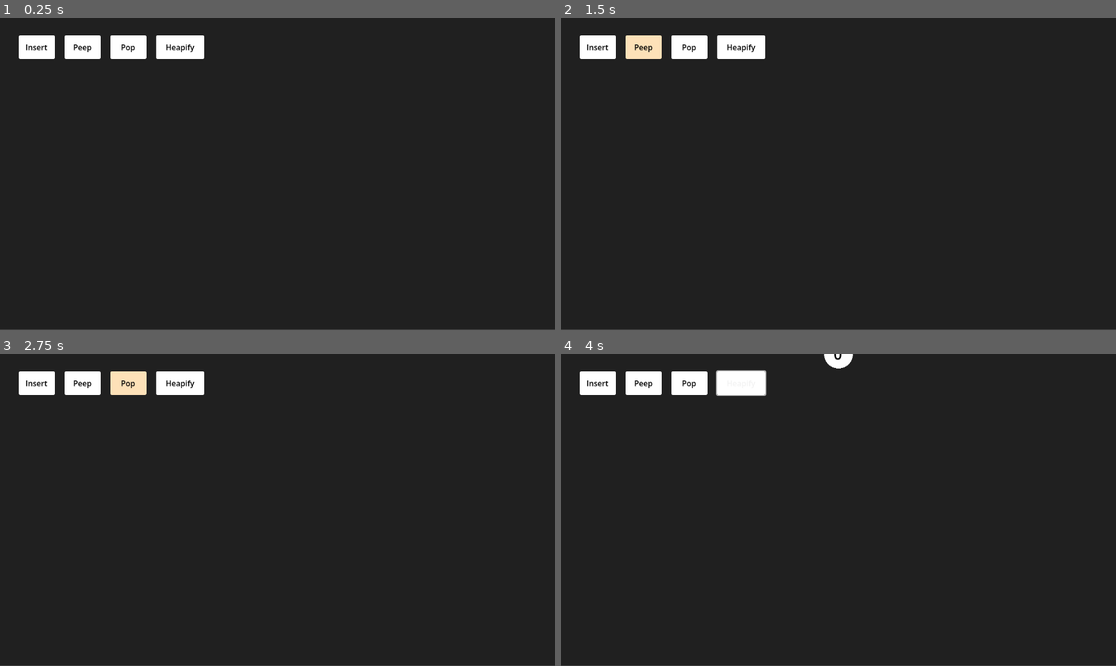
Above: before the commit, frames 1-4 (two rows, left to right).
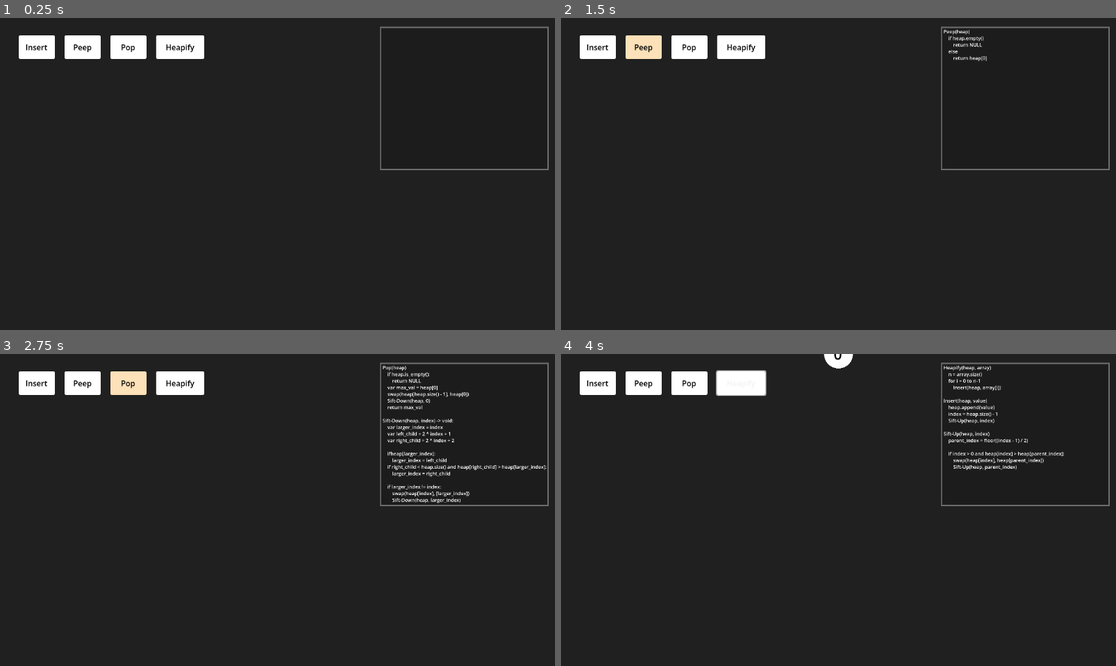
Above: after the commit, the same moments.

Repository: Anemois/DSA_Heap
Game: Godot game, scene res://main.tscn
Same seed, same stepped clock (60 frames per second), same inputs: the game is played once before the commit and once after it. The engine's default icon, where the game draws it, is replaced by a stand-in: a white triangle on a blue panel in a dark square.
Inputs (mouse positions are in pixels of both pictures, inside the frame that each line leads up to):
- Up to frame 1 (0.25 s): no input
- Up to frame 2 (1.5 s): click "Insert" at 0.5 s; click "Peep" at 1.25 s
- Up to frame 3 (2.75 s): click "Pop" at 2 s
- Up to frame 4 (4 s): click "Heapify" at 2.75 s; tap Enter at 3.5 s; move the mouse to (960, 494) at 3.52 s; hold Up (ui_up) from 3.53 s (still down); click (960, 494) at 3.67 s

The runs differ from the first frame. In frame 1, 0.8% of the frame differs, in the area x 0-100%, y 2-100%; in frame 2, 1.0%; in frame 3, 2.2%; in frame 4, 1.7%.

Commit message:
Added SignalBus for emitting and recieving signals.  Added psuedo code display when clicking buttons.

Diff:
--- a/main.tscn
+++ b/main.tscn
@@ -8,6 +8,15 @@
 [ext_resource type="Script" uid="uid://dji7q08o8csft" path="res://scripts/insert_button.gd" id="4_272bh"]
 [ext_resource type="Script" uid="uid://387pvv06u11" path="res://scripts/peep_button.gd" id="5_5vw27"]
 [ext_resource type="Script" uid="uid://b7rfig078cqei" path="res://scripts/pop_button.gd" id="6_kek77"]
+[ext_resource type="Script" uid="uid://dcnu3gw3bqo36" path="res://scripts/psuedocode_text.gd" id="9_kek77"]
+
+[sub_resource type="StyleBoxFlat" id="StyleBoxFlat_cegan"]
+bg_color = Color(0.11119685, 0.11119685, 0.11119678, 1)
+border_width_left = 12
+border_width_top = 12
+border_width_right = 12
+border_width_bottom = 12
+border_color = Color(0.42749298, 0.4274931, 0.42749283, 1)
 
 [sub_resource type="StyleBoxFlat" id="StyleBoxFlat_272bh"]
 content_margin_left = 4.0
@@ -158,8 +167,8 @@
 layer = -30
 
 [node name="Background" type="ColorRect" parent="CanvasLayer2" unique_id=1705113154]
-offset_right = 1154.0
-offset_bottom = 647.0
+offset_right = 1152.0
+offset_bottom = 648.0
 color = Color(0.12591085, 0.12591085, 0.12591082, 1)
 
 [node name="Tree" type="Node2D" parent="CanvasLayer2" unique_id=1948374546]
@@ -170,33 +179,145 @@
 
 [node name="Array" type="Node2D" parent="." unique_id=554977431]
 
+[node name="DummySprite" type="Sprite2D" parent="." unique_id=112544339]
+visible = false
+position = Vector2(868, 379)
+texture = ExtResource("2_0xm2m")
+
 [node name="Camera2D" type="Camera2D" parent="." unique_id=1543878726]
 position = Vector2(576, 324)
+zoom = Vector2(0.25, 0.25)
 script = ExtResource("1_ig7tw")
 
-[node name="DummySprite" type="Sprite2D" parent="." unique_id=112544339]
-visible = false
-position = Vector2(868, 379)
-texture = ExtResource("2_0xm2m")
+[node name="Psuedo Codes" type="Control" parent="." unique_id=1788360387]
+layout_mode = 3
+anchors_preset = 0
+offset_left = 1449.0
+offset_top = -887.0
+offset_right = 1489.0
+offset_bottom = -847.0
+
+[node name="BG" type="RichTextLabel" parent="Psuedo Codes" unique_id=667003140]
+z_index = -1
+layout_mode = 0
+offset_left = -23.0
+offset_top = -14.0
+offset_right = 1380.0
+offset_bottom = 1178.0
+theme_override_styles/normal = SubResource("StyleBoxFlat_cegan")
+scroll_active = false
+
+[node name="Heapify" type="RichTextLabel" parent="Psuedo Codes" unique_id=1319699349]
+visible = false
+layout_mode = 0
+offset_right = 1500.0
+offset_bottom = 1500.0
+theme_override_font_sizes/normal_font_size = 40
+theme_override_font_sizes/italics_font_size = 40
+bbcode_enabled = true
+text = "Heapify(heap, array)
+	n = array.size()
+	for i = 0 to n-1
+		Insert(heap, array[lb]i[rb])
+
+Insert(heap, value)
+	heap.append(value)
+	index = heap.size() - 1
+	Sift-Up(heap, index)
+
+Sift-Up(heap, index)
+	parent_index = floor((index - 1) / 2)
+
+	if index > 0 and heap[index] > heap[parent_index]:
+		swap(heap[index], heap[parent_index])
+		Sift-Up(heap, parent_index)"
+scroll_active = false
+autowrap_mode = 0
+autowrap_trim_flags = 0
+script = ExtResource("9_kek77")
+
+[node name="Pop" type="RichTextLabel" parent="Psuedo Codes" unique_id=1129830605]
+visible = false
+layout_mode = 0
+offset_right = 1500.0
+offset_bottom = 1500.0
+theme_override_font_sizes/normal_font_size = 40
+bbcode_enabled = true
+text = "Pop(heap)
+	if heap.is_empty():
+		return NULL
+	var max_val = heap[0]
+	swap(heap[heap.size() - 1], heap[0])
+	Sift-Down(heap, 0)
+	return max_val
+
+Sift-Down(heap, index) -> void:
+	var larger_index = index
+	var left_child = 2 * index + 1
+	var right_child = 2 * index + 2
+
+	ifheap[larger_index]:
+		larger_index = left_child
+	if right_child < heap.size() and heap[right_child] > heap[larger_index]:
+		larger_index = right_child
+
+	if larger_index != index:
+		swap(heap[index], [larger_index])
+		Sift-Down(heap, larger_index)"
+autowrap_mode = 0
+script = ExtResource("9_kek77")
+
+[node name="Peep" type="RichTextLabel" parent="Psuedo Codes" unique_id=802317133]
+visible = false
+layout_mode = 0
+offset_right = 1500.0
+offset_bottom = 1500.0
+bbcode_enabled = true
+text = "Peep(heap)
+	if heap.empty()
+		return NULL
+	else
+		return heap[0]"
+autowrap_mode = 0
+script = ExtResource("9_kek77")
+
+[node name="Insert" type="RichTextLabel" parent="Psuedo Codes" unique_id=1746856693]
+visible = false
+layout_mode = 0
+offset_right = 1500.0
+offset_bottom = 1500.0
+bbcode_enabled = true
+text = "Insert(heap, value)
+	heap.append(value)
+	index = heap.size() - 1
+	Sift-Up(heap, index)
+
+Sift-Up(heap, index)
+	parent_index = floor((index - 1) / 2)
+
+	if index > 0 and heap[index] > heap[parent_index]:
+		swap(heap[index], heap[parent_index])
+		Sift-Up(heap, parent_index)"
+autowrap_mode = 0
+script = ExtResource("9_kek77")
 
 [node name="CanvasLayer" type="CanvasLayer" parent="." unique_id=538962311]
 
 [node name="UI" type="Control" parent="CanvasLayer" unique_id=1453912312]
 layout_mode = 3
 anchors_preset = 0
-offset_left = 32.0
-offset_top = 30.0
-offset_right = 438.0
-offset_bottom = 92.0
-
-[node name="VBoxContainer" type="HBoxContainer" parent="CanvasLayer" unique_id=948686474]
+offset_right = 1152.0
+offset_bottom = 648.0
+
+[node name="VBoxContainer" type="HBoxContainer" parent="CanvasLayer/UI" unique_id=948686474]
+layout_mode = 0
 offset_left = 39.0
 offset_top = 36.0
 offset_right = 438.0
 offset_bottom = 85.0
 theme_override_constants/separation = 20
 
-[node name="Insert Button" type="Button" parent="CanvasLayer/VBoxContainer" unique_id=1609542389]
+[node name="Insert Button" type="Button" parent="CanvasLayer/UI/VBoxContainer" unique_id=1609542389]
 custom_minimum_size = Vector2(75, 0)
 layout_mode = 2
 theme_override_colors/font_color = Color(0, 0, 0, 1)
@@ -207,7 +328,7 @@
 text = "Insert"
 script = ExtResource("4_272bh")
 
-[node name="Peep Button" type="Button" parent="CanvasLayer/VBoxContainer" unique_id=450267702]
+[node name="Peep Button" type="Button" parent="CanvasLayer/UI/VBoxContainer" unique_id=450267702]
 custom_minimum_size = Vector2(75, 0)
 layout_mode = 2
 theme_override_colors/font_color = Color(0, 0, 0, 1)
@@ -218,7 +339,7 @@
 text = "Peep"
 script = ExtResource("5_5vw27")
 
-[node name="Pop Button" type="Button" parent="CanvasLayer/VBoxContainer" unique_id=1646756203]
+[node name="Pop Button" type="Button" parent="CanvasLayer/UI/VBoxContainer" unique_id=1646756203]
 custom_minimum_size = Vector2(75, 0)
 layout_mode = 2
 theme_override_colors/font_color = Color(0, 0, 0, 1)
@@ -229,7 +350,7 @@
 text = "Pop"
 script = ExtResource("6_kek77")
 
-[node name="Heapify Button" type="Button" parent="CanvasLayer/VBoxContainer" unique_id=1361790538]
+[node name="Heapify Button" type="Button" parent="CanvasLayer/UI/VBoxContainer" unique_id=1361790538]
 custom_minimum_size = Vector2(100, 0)
 layout_mode = 2
 theme_override_colors/font_color = Color(0, 0, 0, 1)
@@ -239,3 +360,8 @@
 theme_override_styles/hover = SubResource("StyleBoxFlat_vivmo")
 text = "Heapify"
 script = ExtResource("3_7mycd")
+
+[connection signal="pressed" from="CanvasLayer/UI/VBoxContainer/Insert Button" to="CanvasLayer/UI/VBoxContainer/Insert Button" method="_on_pressed"]
+[connection signal="pressed" from="CanvasLayer/UI/VBoxContainer/Peep Button" to="CanvasLayer/UI/VBoxContainer/Peep Button" method="_on_pressed"]
+[connection signal="pressed" from="CanvasLayer/UI/VBoxContainer/Pop Button" to="CanvasLayer/UI/VBoxContainer/Pop Button" method="_on_pressed"]
+[connection signal="pressed" from="CanvasLayer/UI/VBoxContainer/Heapify Button" to="CanvasLayer/UI/VBoxContainer/Heapify Button" method="_on_pressed"]
--- a/project.godot
+++ b/project.godot
@@ -16,6 +16,10 @@
 config/icon="res://icon.svg"
 <<<<<<<HEADconfig/name="Test"
 
+[autoload]
+
+SignalBus="*uid://dt2juc4650cio"
+
 [physics]
 
 3d/physics_engine="Jolt Physics"
--- /dev/null
+++ b/scripts/SignalBus.gd
@@ -0,0 +1,9 @@
+extends Node
+
+signal insert_button_pressed(value: int)
+signal heapify_button_pressed(value: int)
+signal peep_button_pressed(value: int)
+signal pop_button_pressed(value: int)
+signal item_inserted(value: int, index: int)
+signal items_swapped(index_a: int, index_b: int)
+signal item_removed(value: int, index: int)
--- a/scripts/heapify_button.gd
+++ b/scripts/heapify_button.gd
@@ -1 +1,4 @@
 extends Button
+
+func _on_pressed() -> void:
+	SignalBus.heapify_button_pressed.emit()
--- a/scripts/insert_button.gd
+++ b/scripts/insert_button.gd
@@ -1 +1,5 @@
 extends Button
+
+func _on_pressed() -> void:
+	var value = 3
+	SignalBus.insert_button_pressed.emit(value)
--- a/scripts/logic.gd
+++ b/scripts/logic.gd
@@ -1,8 +1,6 @@
 extends Node
 
-signal item_inserted(value: int, index: int)
-signal items_swapped(index_a: int, index_b: int)
-signal item_removed(value: int, index: int)
+
 
 const DEBUG = false
 
@@ -13,7 +11,7 @@
 	var index = heap.size() - 1
 
 	# draw the node first
-	item_inserted.emit(value, index)
+	SignalBus.item_inserted.emit(value, index)
 
 	# Then animate the sifting
 	_sift_up(index)
@@ -28,16 +26,16 @@
 	# Handle heap with only 1 item
 	if heap.size() == 1:
 		heap.pop_back()
-		item_removed.emit(max_val, 0)
+		SignalBus.item_removed.emit(max_val, 0)
 		return max_val
 
 	# animate the root swapping with the bottom node before deleting it
 	var last_index = heap.size() - 1
-	items_swapped.emit(last_index, 0)
+	SignalBus.items_swapped.emit(last_index, 0)
 
 	heap[0] = heap[last_index]
 	heap.pop_back()
-	item_removed.emit(max_val, last_index)
+	SignalBus.item_removed.emit(max_val, last_index)
 
 	_sift_down(0)
 
@@ -63,7 +61,7 @@
 		heap[index] = heap[parent_index]
 		heap[parent_index] = temp
 
-		items_swapped.emit(index, parent_index)
+		SignalBus.items_swapped.emit(index, parent_index)
 		_sift_up(parent_index)
 
 func _sift_down(index: int) -> void:
@@ -85,7 +83,7 @@
 		heap[index] = heap[larger_index]
 		heap[larger_index] = temp
 
-		items_swapped.emit(index, larger_index)
+		SignalBus.items_swapped.emit(index, larger_index)
 		_sift_down(larger_index)
 
 func _ready() -> void:
--- a/scripts/peep_button.gd
+++ b/scripts/peep_button.gd
@@ -1 +1,4 @@
 extends Button
+
+func _on_pressed() -> void:
+	SignalBus.peep_button_pressed.emit()
--- a/scripts/pop_button.gd
+++ b/scripts/pop_button.gd
@@ -1 +1,4 @@
 extends Button
+
+func _on_pressed() -> void:
+	SignalBus.pop_button_pressed.emit()
--- /dev/null
+++ b/scripts/psuedocode_text.gd
@@ -0,0 +1,43 @@
+extends RichTextLabel
+
+var should_visible = false
+
+func _ready() -> void:
+	self.add_theme_color_override("font_readonly_color", Color(1.0, 1.0, 1.0, 1.0))
+	self.visible = false
+	self.add_theme_font_size_override("normal_font_size", 40)
+	SignalBus.heapify_button_pressed.connect(heapify)
+	SignalBus.insert_button_pressed.connect(insert)
+	SignalBus.peep_button_pressed.connect(peep)
+	SignalBus.pop_button_pressed.connect(pops)
+
+func heapify():
+	if(self.name == "Heapify"):
+		self.visible = true
+	else:
+		self.visible = false
+
+func insert(value):
+	if(self.name == "Insert"):
+		self.visible = true
+	else:
+		self.visible = false
+
+func peep():
+	if(self.name == "Peep"):
+		self.visible = true
+	else:
+		self.visible = false
+
+func pops():
+	if(self.name == "Pop"):
+		self.visible = true
+	else:
+		self.visible = false
+
+func change_line_color(line: int, color: Color):
+	var slice: String = self.text.get_slice("\n", line)
+	#print(slice)
+	if(slice != ""):
+		self.text = self.text.replace(slice, "[color=#%s]%s[/color]" % [color.to_html(), slice])
+		#print("after : ","[color=#%s]%s[/color]" % [color.to_html(), slice] )
Not shown, added: scripts/SignalBus.gd.uid
Not shown, added: scripts/psuedocode_text.gd.uid
